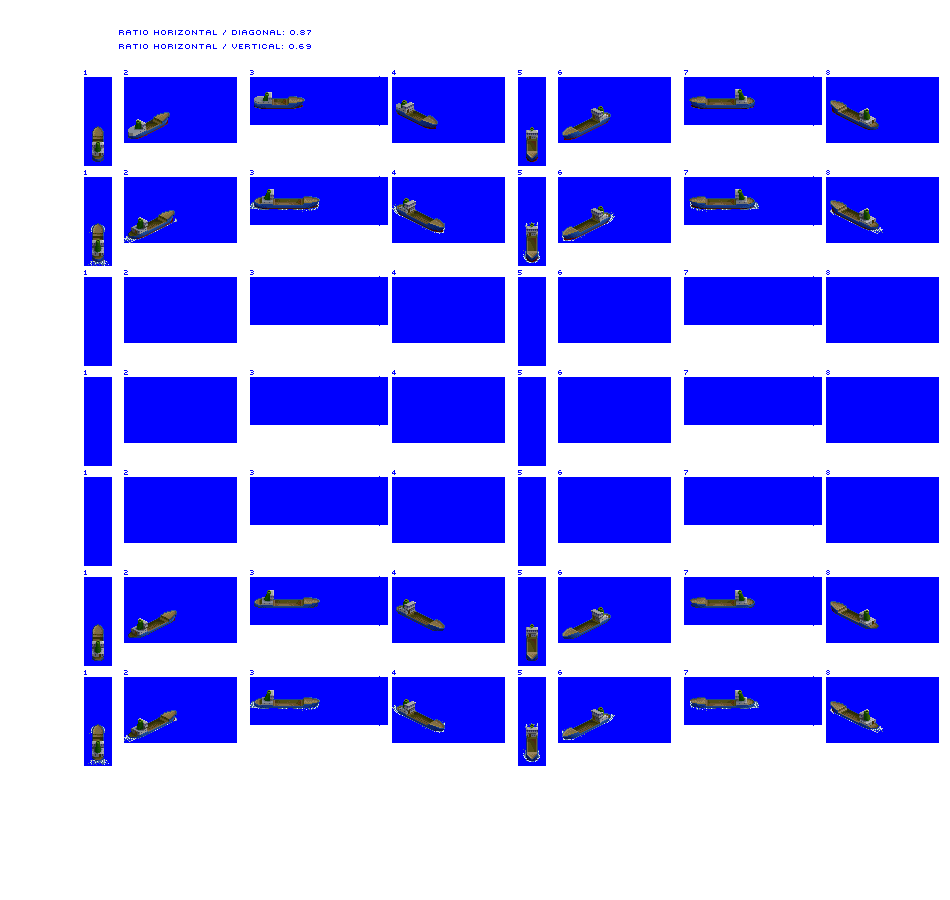
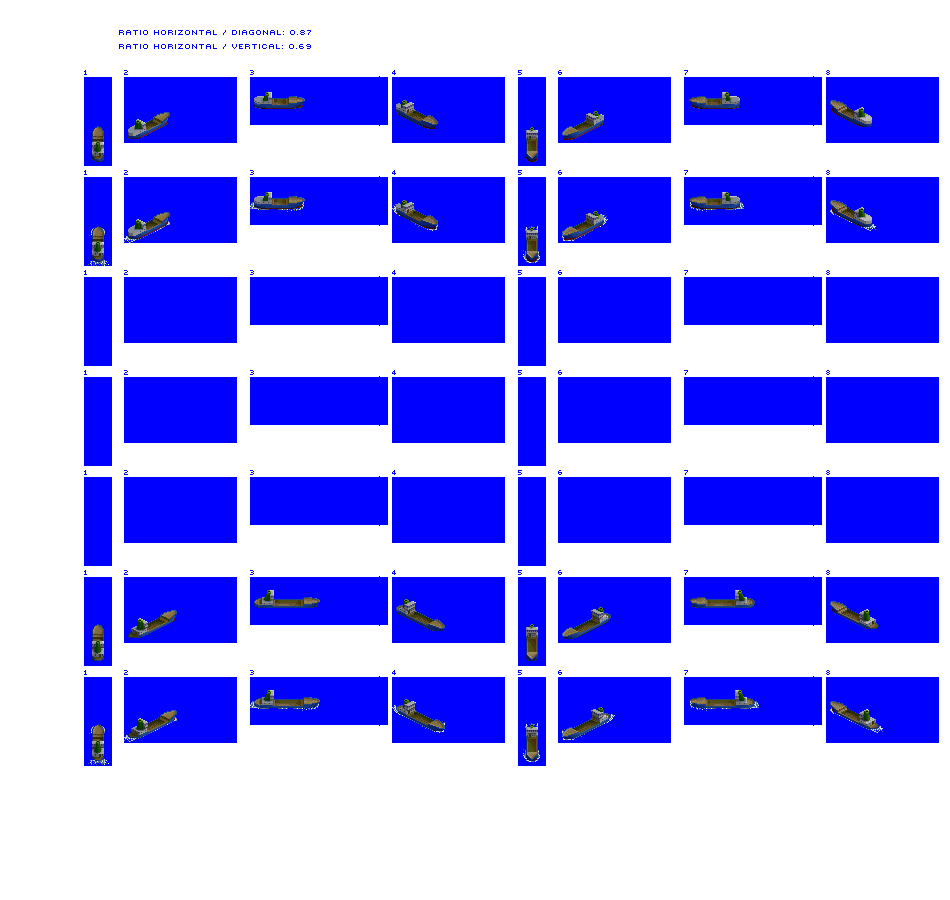
Layers edited between the first and the second 950 x 900 image:
painted on "Trader unloaded" over [92, 89, 879, 250]
painted on "prop / bow wash" over [89, 202, 883, 236]
